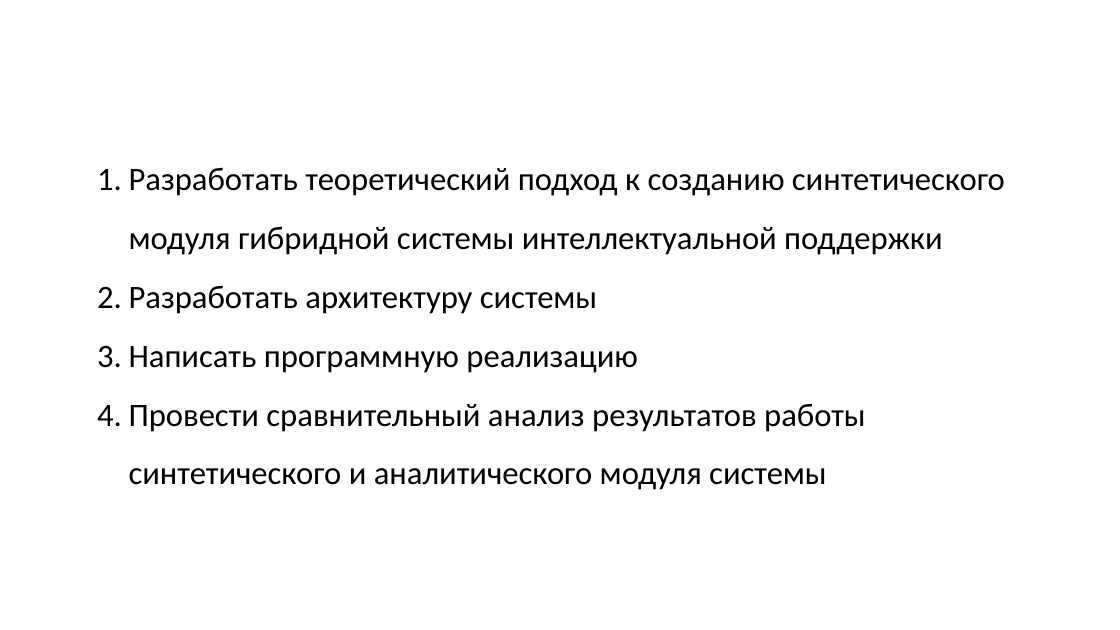
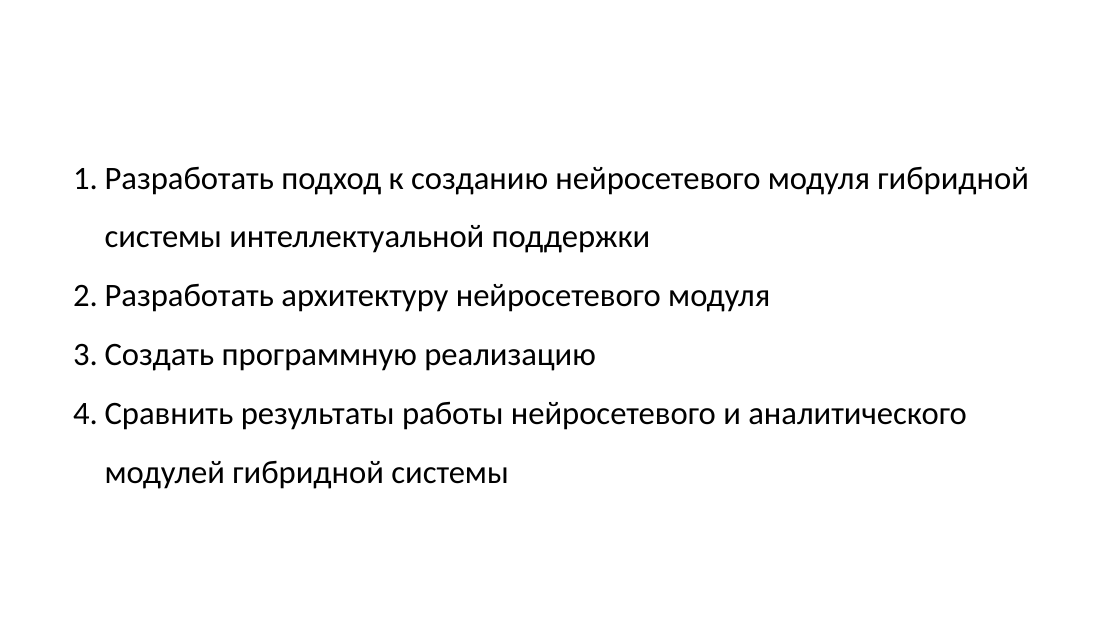
Before and after one commit to sevoster/hybrid-decision-making-system, a slide deck: slide 9 of docs/Синтетическая Презентация.pptx. Drawn at 1120x630 pixels with LibreOffice and Linux fonts; fonts in the diff are those of the drawing. Boxes give left, top, right and bottom in pixels: in the first picture for what was removed or moved away, otherwise in the second. Text is boxed around its words. In the diff, an @@ line names an element or a change of style, - is before the commit and + after.

```diff
--- a/docs/Синтетическая Презентация.pptx
+++ b/docs/Синтетическая Презентация.pptx
@@ text at (105, 166, 1029, 489): text changed @@
-1. Разработать теоретический подход к созданию синтетического модуля гибридной системы интеллектуальной поддержки
-2. Разработать архитектуру системы
-3. Написать программную реализацию
-4. Провести сравнительный анализ результатов работы синтетического и аналитического модуля системы
+1. Разработать подход к созданию нейросетевого модуля гибридной системы интеллектуальной поддержки
+2. Разработать архитектуру нейросетевого модуля
+3. Создать программную реализацию
+4. Сравнить результаты работы нейросетевого и аналитического модулей гибридной системы
```
Also in this commit, not shown: 14 other slides changed, 9 slides added, 6 slides removed, 8 other files.
